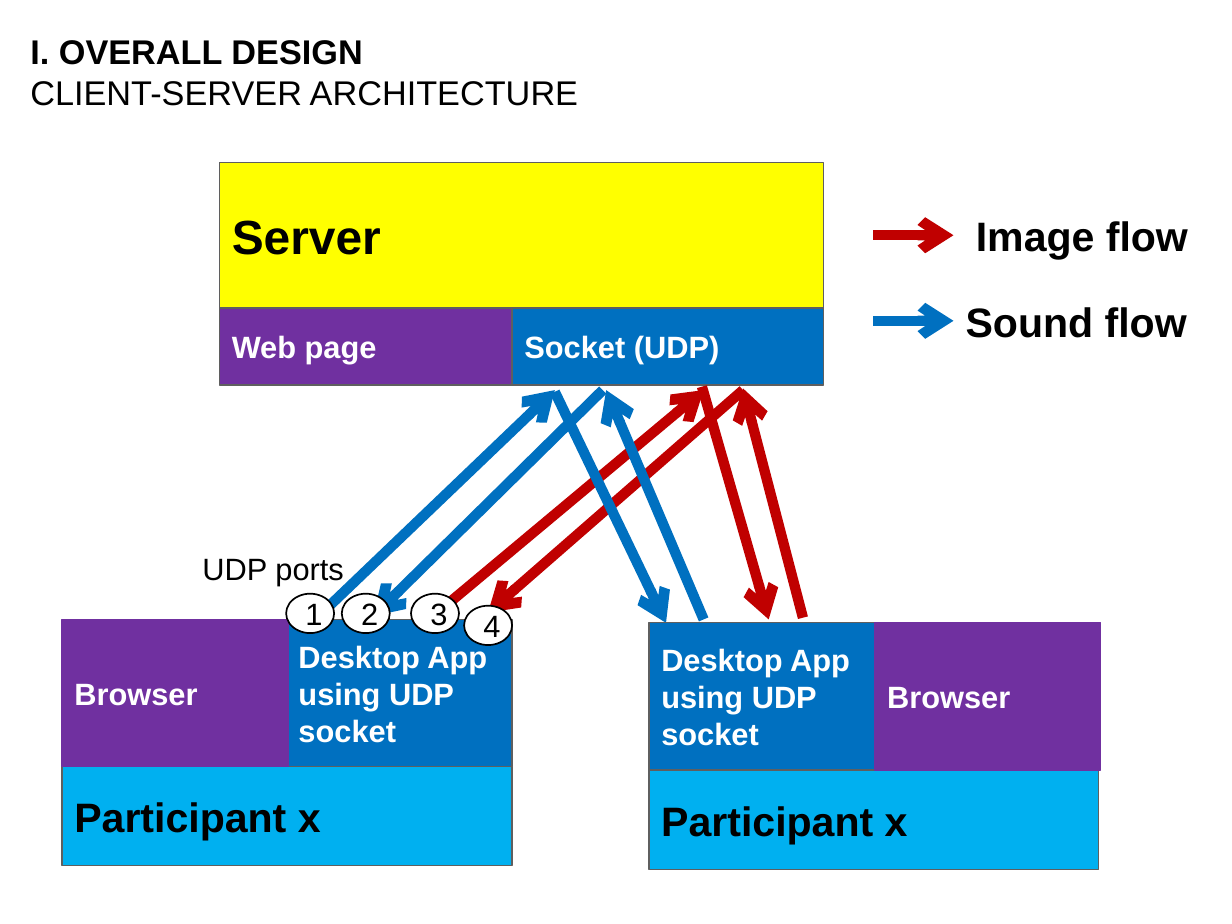
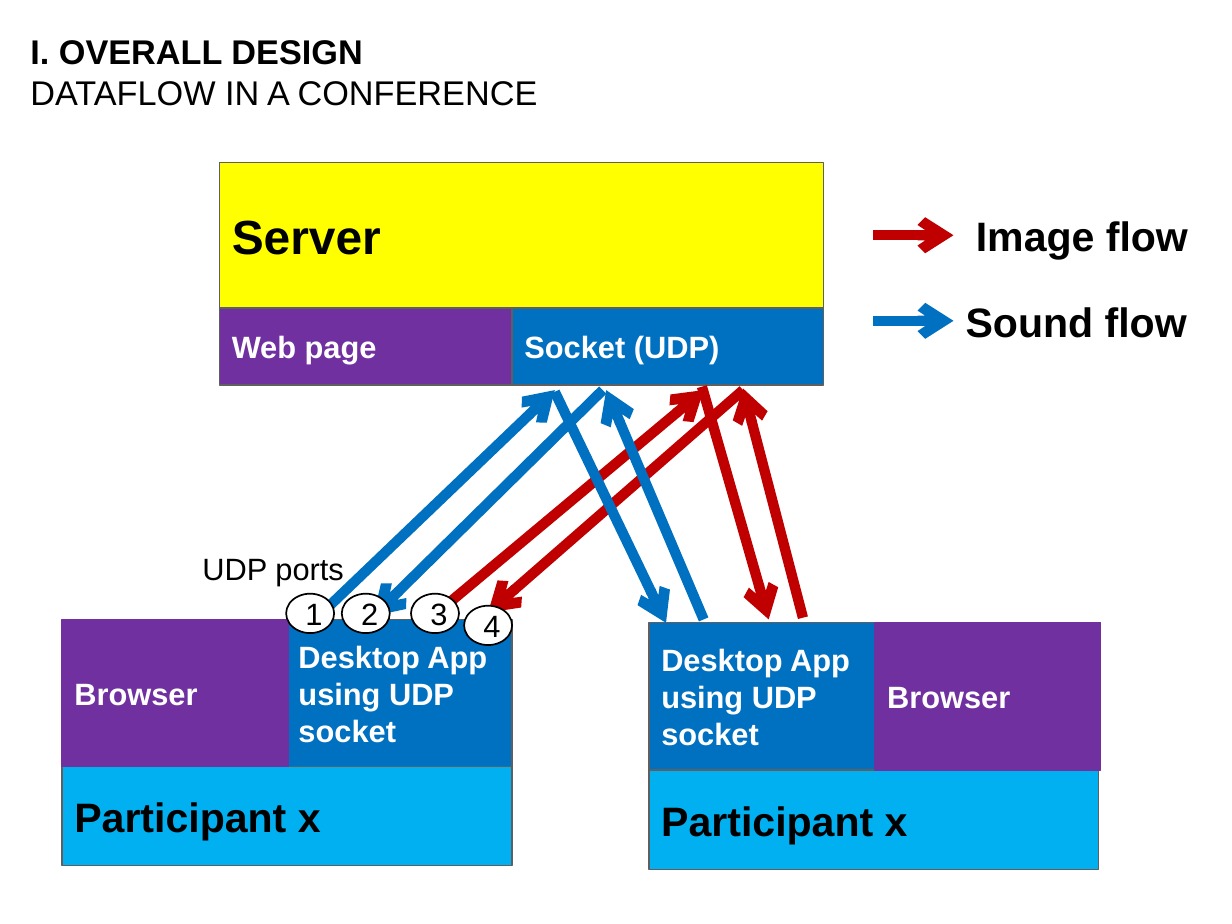
Before and after one commit to vietanhdev/gict-meeting, a slide deck: slide 6 of docs/VideoConf-v2.pptx (slide 10 before the commit). Drawn at 1232x924 pixels with LibreOffice and Linux fonts; fonts in the diff are those of the drawing; background and template pictures are left out. Boxes give left, top, right and bottom in pixels: in the first picture for what was removed or moved away, otherwise in the second. Text is boxed around its words. In the diff, an @@ line names an element or a change of style, - is before the commit and + after.

```diff
--- a/docs/VideoConf-v2.pptx
+++ b/docs/VideoConf-v2.pptx
@@ text at [30, 81, 538, 106]: text changed @@
-CLIENT-SERVER ARCHITECTURE
+DATAFLOW IN A CONFERENCE
```
Also in this commit, not shown: 4 other slides changed, 10 slides removed.
